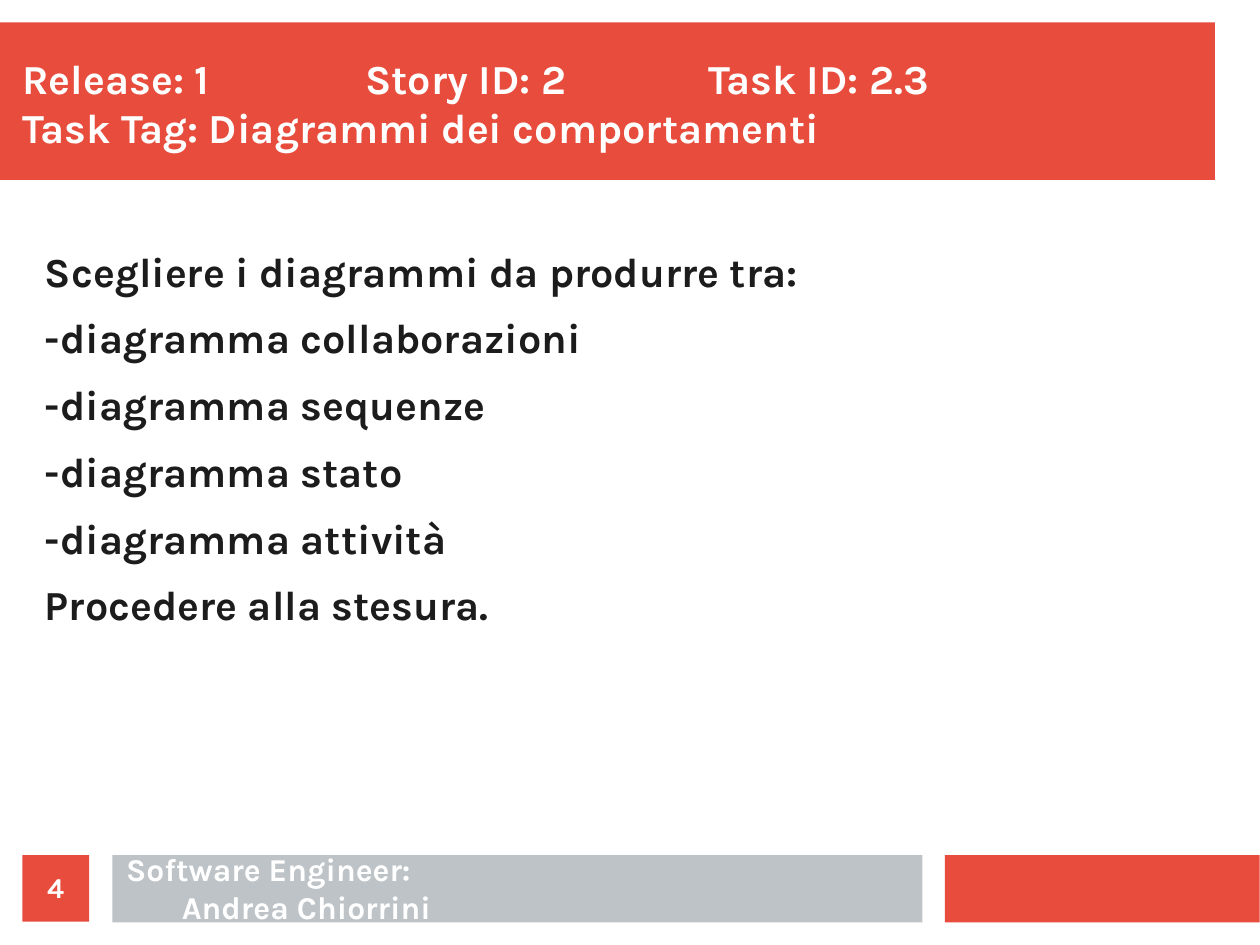
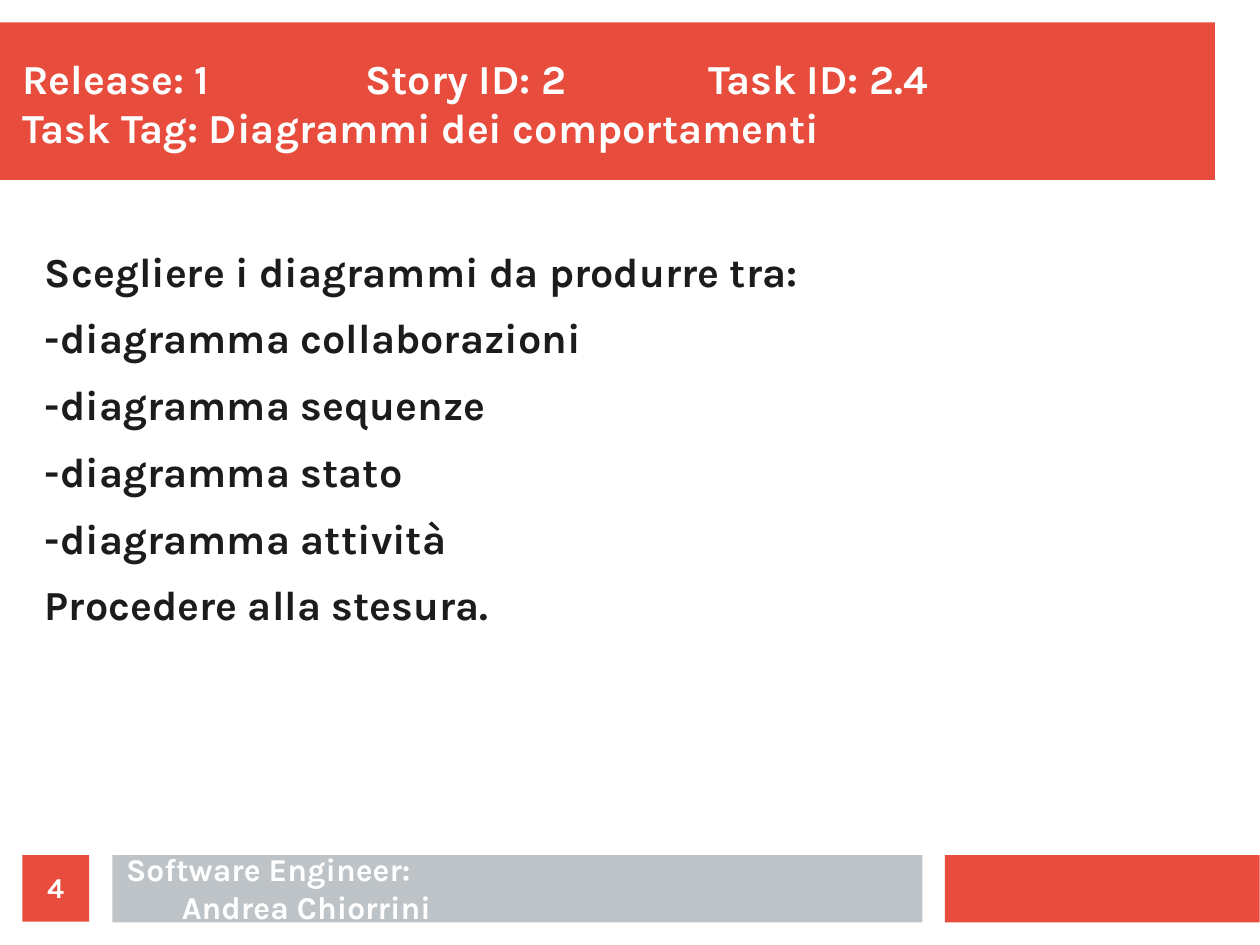
Before and after one commit to ecorradini/ProgettoIDS, a slide deck: slide 4 of AnalisiRequisiti/Task/UT2/TaskGestioneMappeClient.ppt. Drawn at 1260x945 pixels with LibreOffice and Linux fonts; fonts in the diff are those of the drawing. Boxes give left, top, right and bottom in pixels: in the first picture for what was removed or moved away, otherwise in the second. Text is boxed around its words. In the diff, an @@ line names an element or a change of style, - is before the commit and + after.

Commit message:
task gestutclient
task gestutclient

```diff
--- a/AnalisiRequisiti/Task/UT2/TaskGestioneMappeClient.ppt
+++ b/AnalisiRequisiti/Task/UT2/TaskGestioneMappeClient.ppt
@@ title at <box>22,65,927,154</box>: text changed @@
-Release: 1 Story ID: 2 Task ID: 2.3
-Task Tag: Diagrammi dei comportamenti
+Release: 1 Story ID: 2 Task ID: 2.4
+Task Tag: Diagrammi dei comportamenti
```
Also in this commit, not shown: 4 other slides changed.
